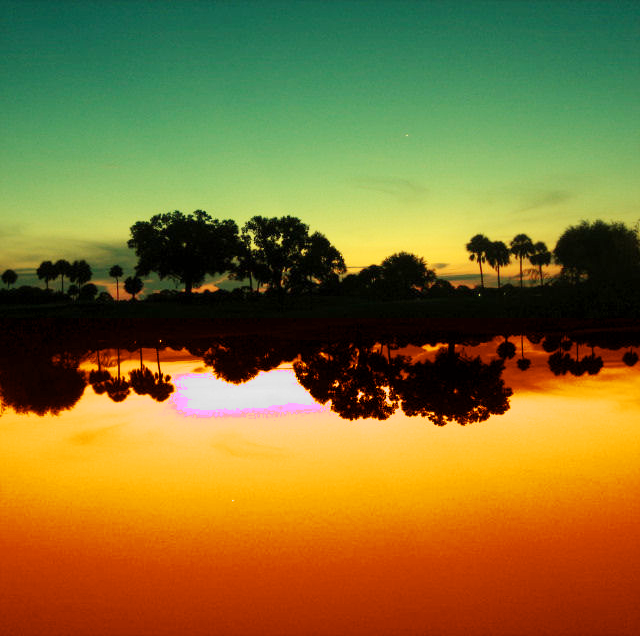
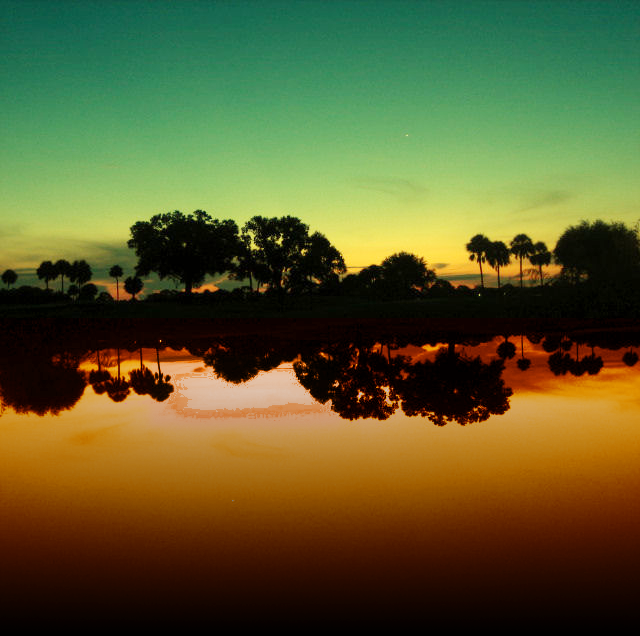
Comparing the layer stacks of the two w=640, h=636 images. Changes:
painted on "Background" over [0,334,640,636]
